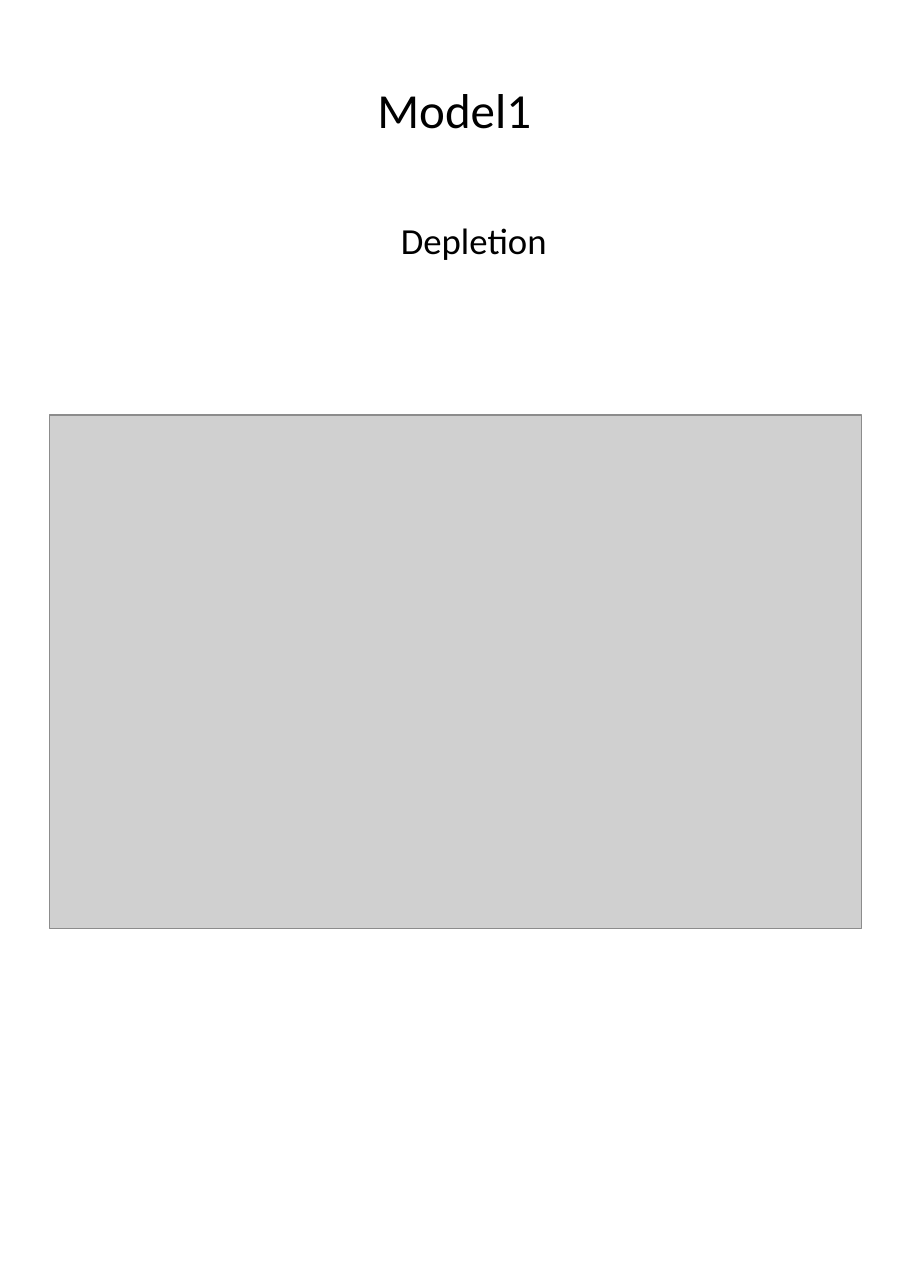
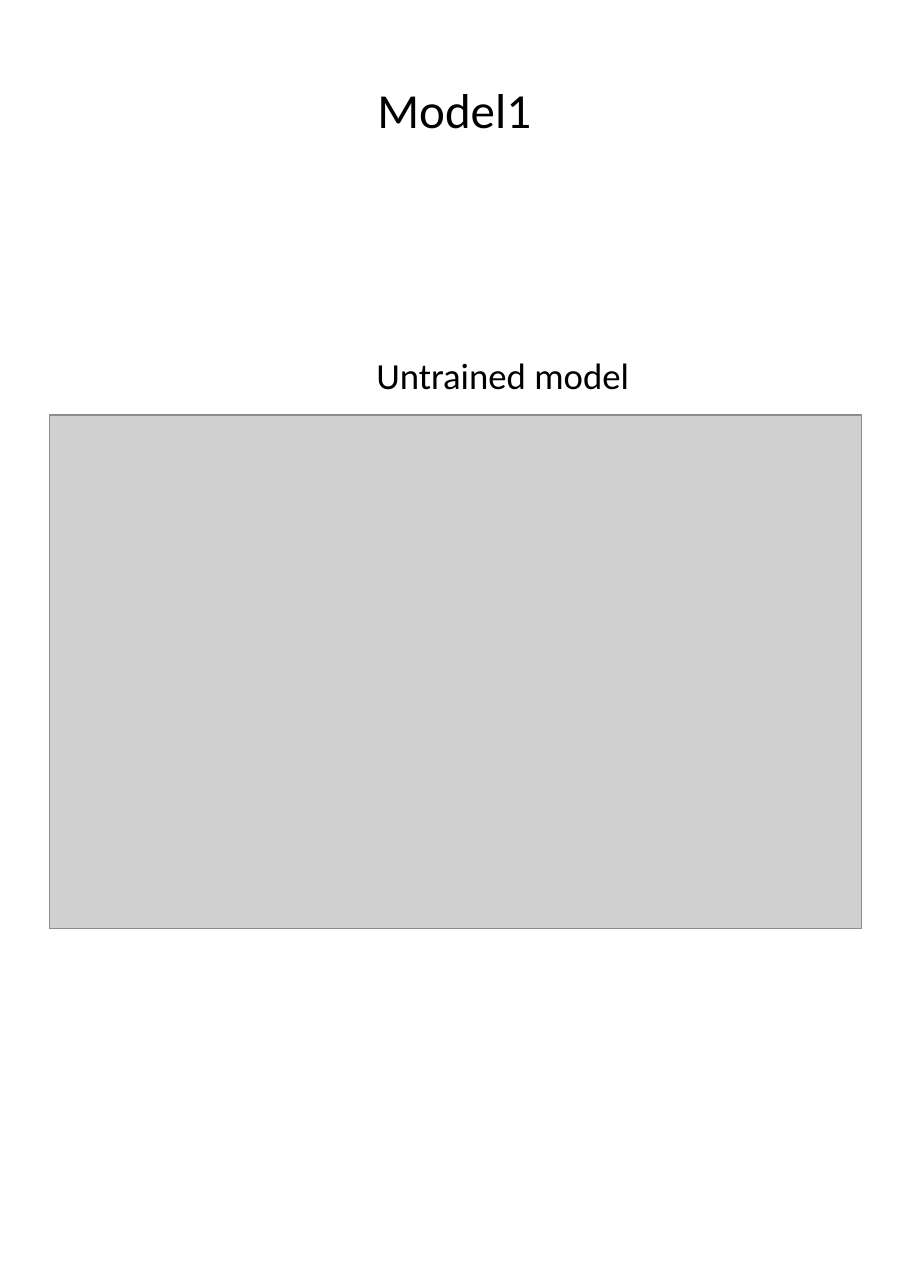
Before and after one commit to yairneveoz/immune-synapse-metamodeling, a slide deck: slide 7 of figures/All figures portrait.pptx (slide 6 before the commit). Drawn at 911x1288 pixels with LibreOffice and Linux fonts; fonts in the diff are those of the drawing; grey boxes stand for pictures. Boxes give left, top, right and bottom in pixels: in the first picture for what was removed or moved away, otherwise in the second. Text is boxed around its words. In the diff, an @@ line names an element or a change of style, - is before the commit and + after.

```diff
--- a/figures/All figures portrait.pptx
+++ b/figures/All figures portrait.pptx
@@ text at [376, 363, 629, 390]: text changed @@
-Depletion
+Untrained model
```
Also in this commit, not shown: 1 other slide changed, 17 slides added, 7 slides removed.
